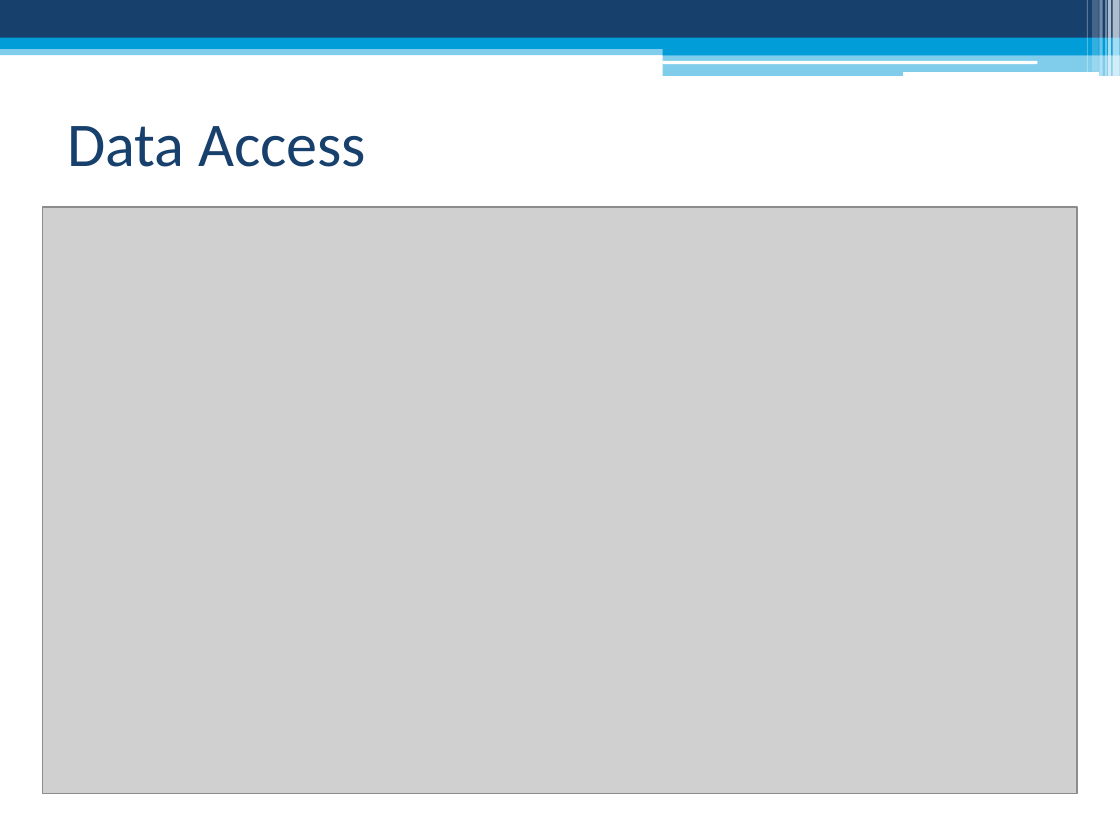
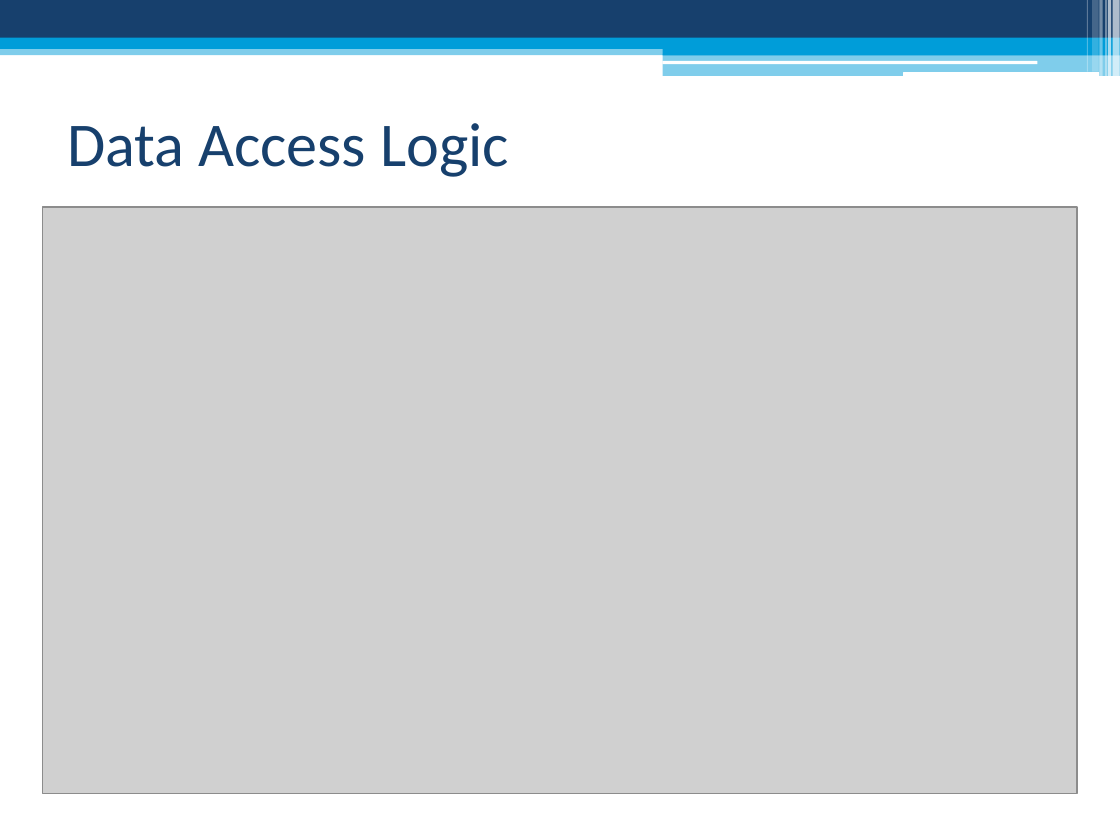
Before and after one commit to thetimeofblack/ENCA-Andriod, a slide deck: slide 10 of Docs/Presentation/Software Engineering II Project.pptx. Drawn at 1120x840 pixels with LibreOffice and Linux fonts; fonts in the diff are those of the drawing; grey boxes stand for pictures. Boxes give left, top, right and bottom in pixels: in the first picture for what was removed or moved away, otherwise in the second. Text is boxed around its words. In the diff, an @@ line names an element or a change of style, - is before the commit and + after.

```diff
--- a/Docs/Presentation/Software Engineering II Project.pptx
+++ b/Docs/Presentation/Software Engineering II Project.pptx
@@ title at <box>67,123,509,177</box>: text changed @@
-Data Access
+Data Access Logic
```
Also in this commit, not shown: 10 other slides changed, 4 other files.
